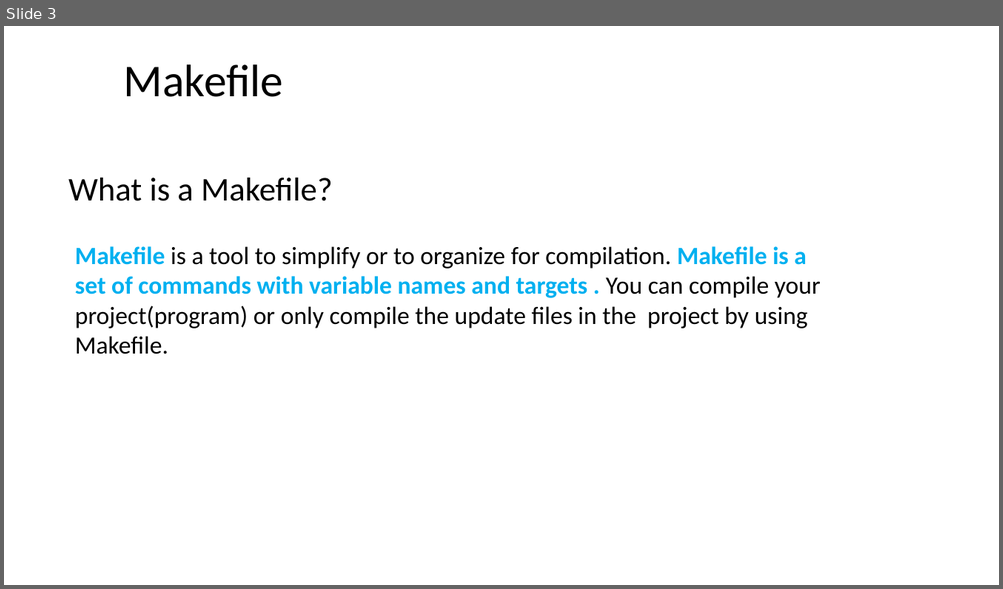
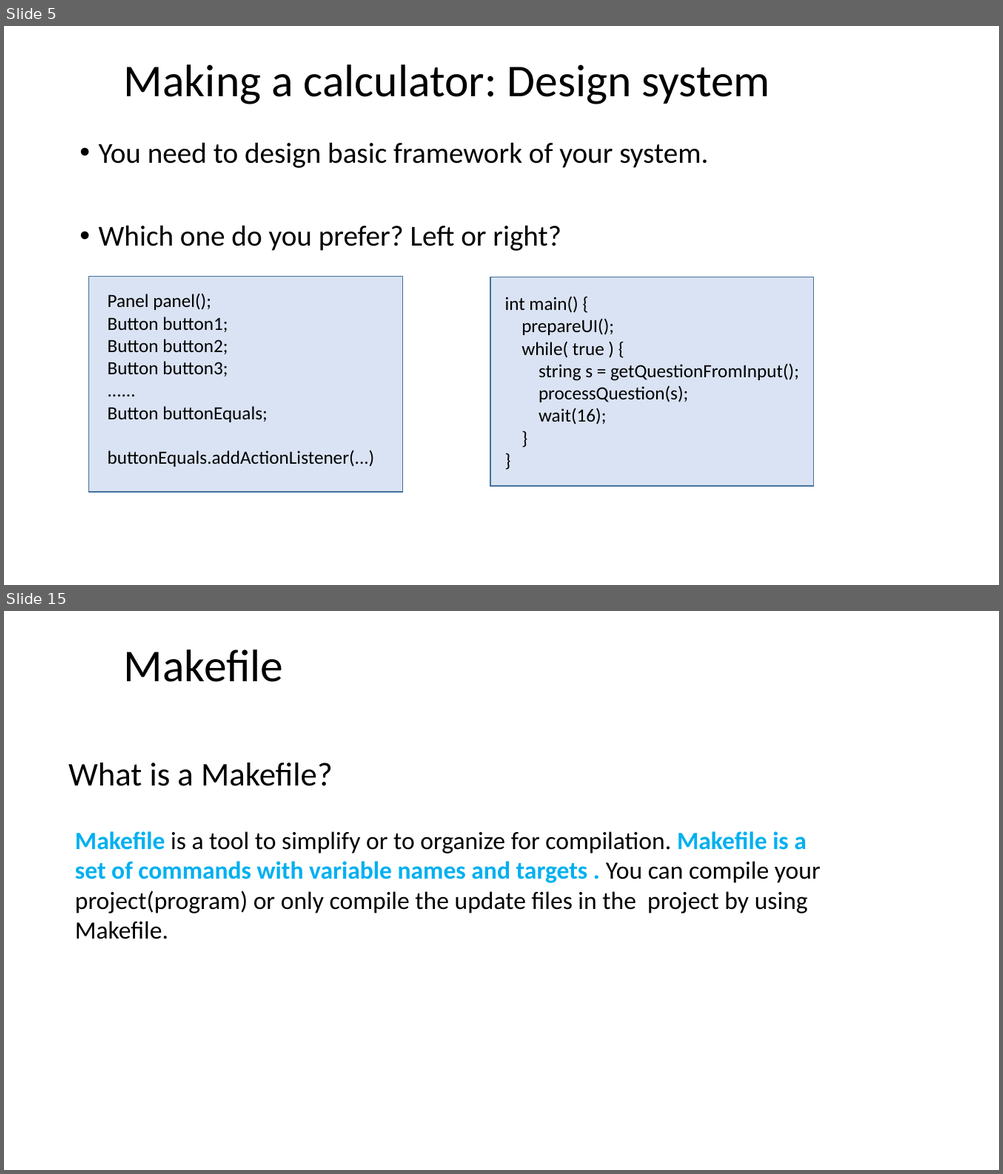
Before and after one commit to dayekuaipao/CPPLearning, a slide deck: week03/Lab03.pptx. Shown one above the other, each under a label of ours: slide 3 before the commit, slides 5 and 15 after it; the slides between them are not shown. The pictures are 1003x589 and 1003x1174 pixels, drawn with LibreOffice and Linux fonts; fonts in the diff are those of the drawing; background and template pictures are left out. Boxes give left, top, right and bottom in pixels: in the first picture for what was removed or moved away, otherwise in the second. Text is boxed around its words. In the diff, an @@ line names an element or a change of style, - is before the commit and + after.

```diff
--- a/week03/Lab03.pptx
+++ b/week03/Lab03.pptx
@@ slide 5 added at bbox=[4, 26, 999, 585], background #FFFFFF @@
@@ title added at bbox=[124, 64, 770, 104], 44 pt, text #000000 @@
+Making a calculator: Design system
@@ text added at bbox=[99, 142, 708, 251], 28 pt, text #000000 @@
+• You need to design basic framework of your system.
+• Which one do you prefer? Left or right?
@@ rectangle added at bbox=[88, 277, 402, 492], fill #DAE3F3, outline #43739E 1 pt @@
@@ rectangle added at bbox=[490, 278, 814, 486], fill #DAE3F3, outline #43739E 1 pt @@
@@ text added at bbox=[108, 293, 375, 467], 18 pt, text #000000 @@
+Panel panel();
+Button button1;
+Button button2;
+Button button3;
+......
+Button buttonEquals;
+buttonEquals.addActionListener(...)
@@ text added at bbox=[505, 296, 799, 425], 18 pt, text #000000 @@
+int main() {
+prepareUI();
+while( true ) {
+string s = getQuestionFromInput();
+processQuestion(s);
+wait(16);
+}
+}
@@ what was slide 3 is now slide 15 @@
```
Also in this commit, not shown: 3 slides changed, 11 other slides added.
